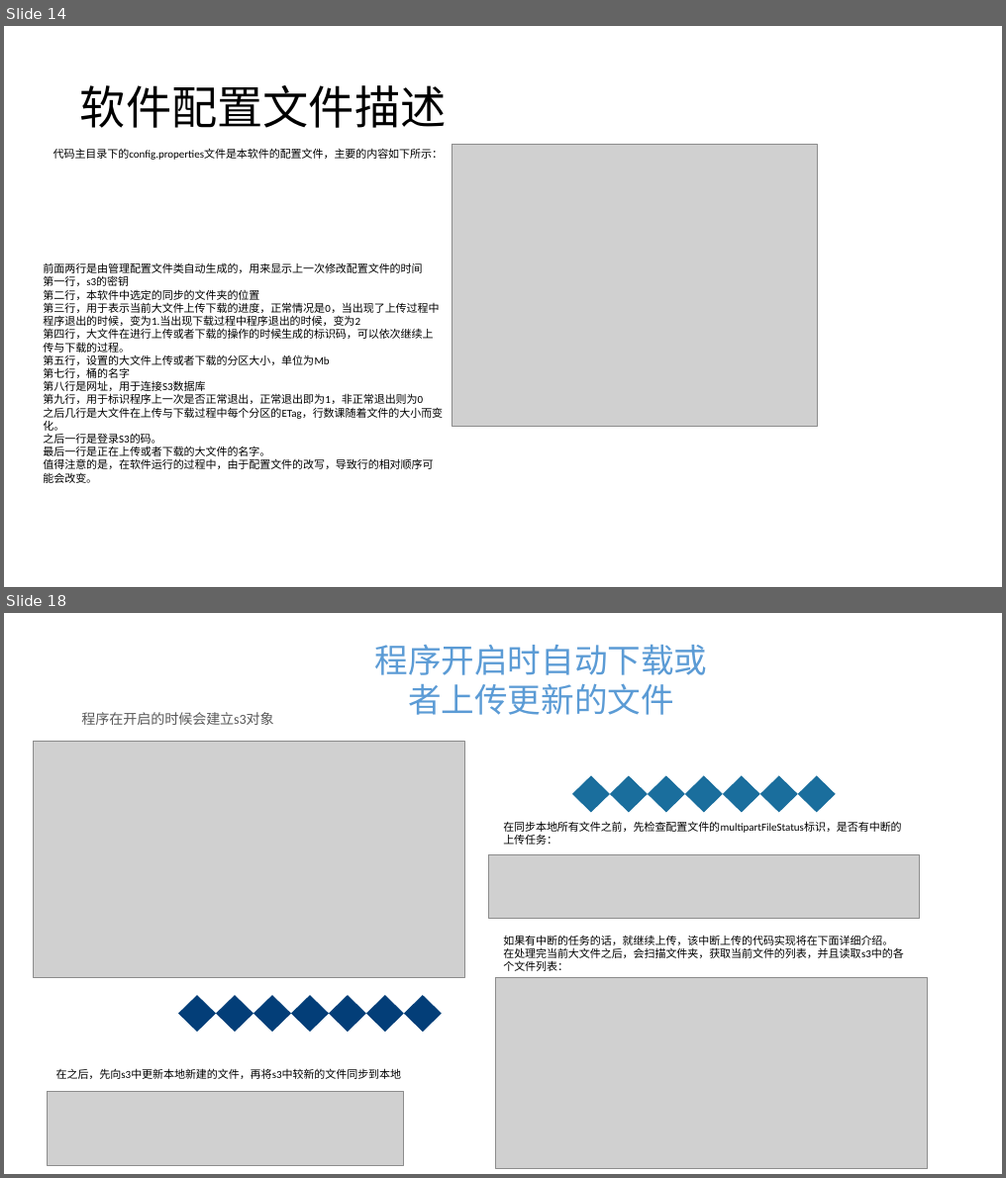
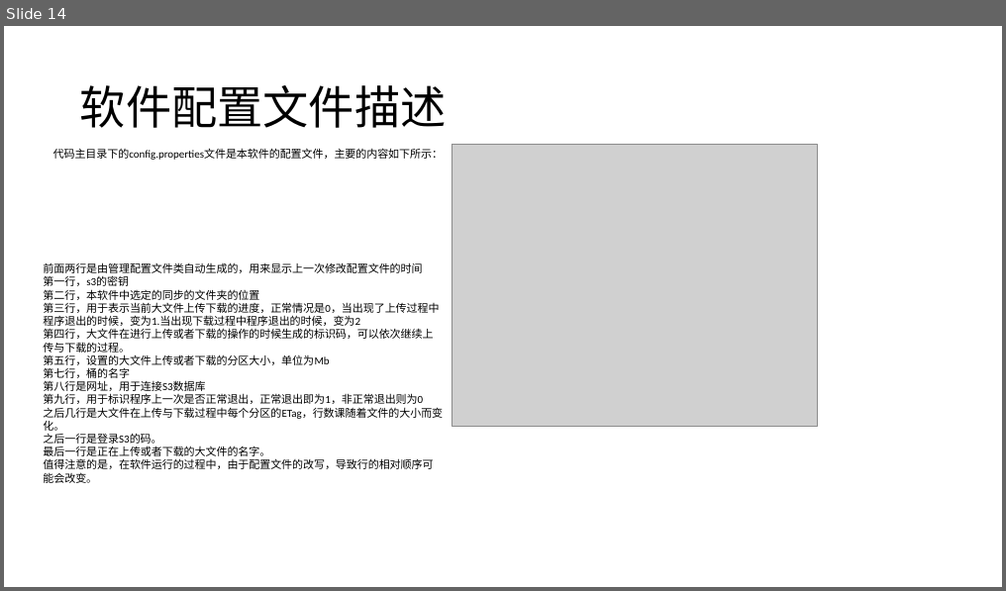
Before and after one commit to masaikk/2021-Big-data-development, a slide deck: 01-大数据怎么存/代码和文档/s3week1/pass/展示.pptx. Shown one above the other, each under a label of ours: slides 14 and 18 before the commit, slide 14 after it; the slides between them are not shown. The pictures are 1006x1178 and 1006x591 pixels, drawn with LibreOffice and Linux fonts; fonts in the diff are those of the drawing; grey boxes stand for pictures. Boxes give left, top, right and bottom in pixels: in the first picture for what was removed or moved away, otherwise in the second. Text is boxed around its words. In the diff, an @@ line names an element or a change of style, - is before the commit and + after.

```diff
--- a/01-大数据怎么存/代码和文档/s3week1/pass/展示.pptx
+++ b/01-大数据怎么存/代码和文档/s3week1/pass/展示.pptx
@@ slide 18 removed at (4,613,1002,1174), background #FFFFFF @@
@@ text removed at (374,644,707,715) @@
-  程序开启时自动下载或者上传更新的文件
@@ text removed at (81,712,273,725) @@
-程序在开启的时候会建立s3对象
@@ picture removed at (33,741,465,978) @@
@@ group removed at (572,776,836,813): 7 diamonds @@
@@ text removed at (503,821,901,845) @@
-在同步本地所有文件之前，先检查配置文件的multipartFileStatus标识，是否有中断的上传任务：
@@ picture removed at (488,856,920,919) @@
@@ text removed at (503,935,903,961) @@
-如果有中断的任务的话，就继续上传，该中断上传的代码实现将在下面详细介绍。 在处理完当前大文件之后，会扫描文件夹，获取当前文件的列表，并且读取s3中的各个文件列表：
@@ group removed at (178,995,442,1032): 7 diamonds @@
@@ picture removed at (496,977,927,1169) @@
@@ text removed at (56,1068,401,1079) @@
-在之后，先向s3中更新本地新建的文件，再将s3中较新的文件同步到本地
@@ picture removed at (48,1091,405,1165) @@
```
Also in this commit, not shown: 2 slides changed, 7 other slides removed, 5 other files.
